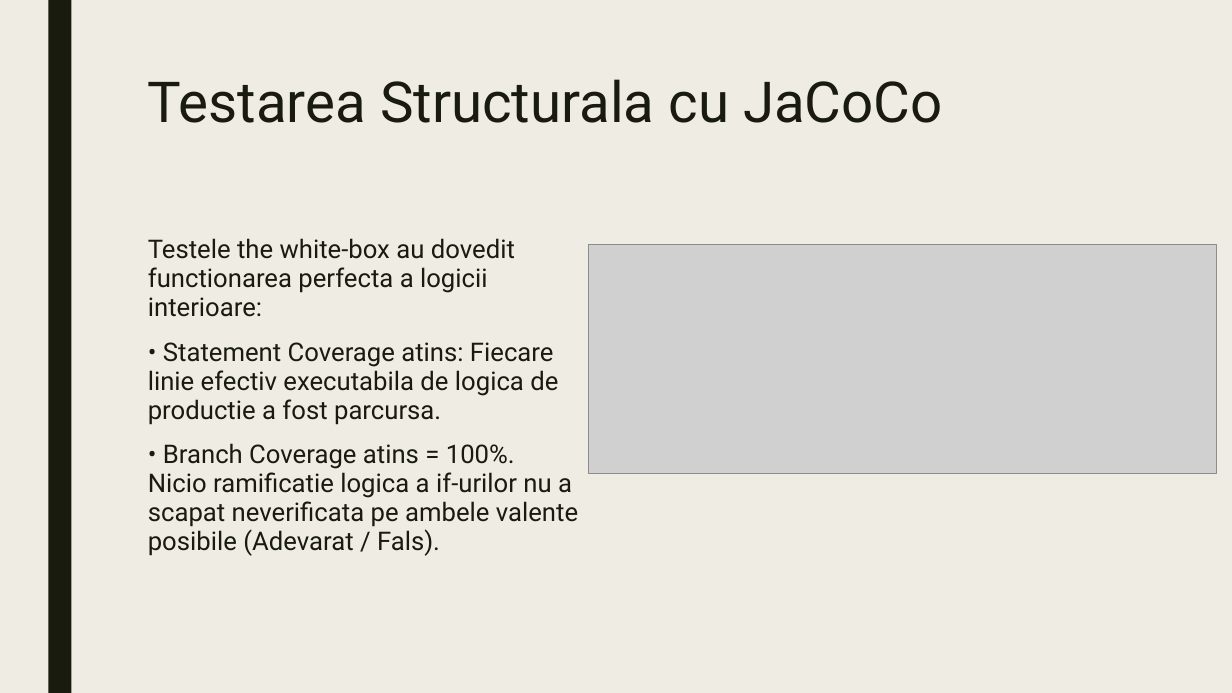
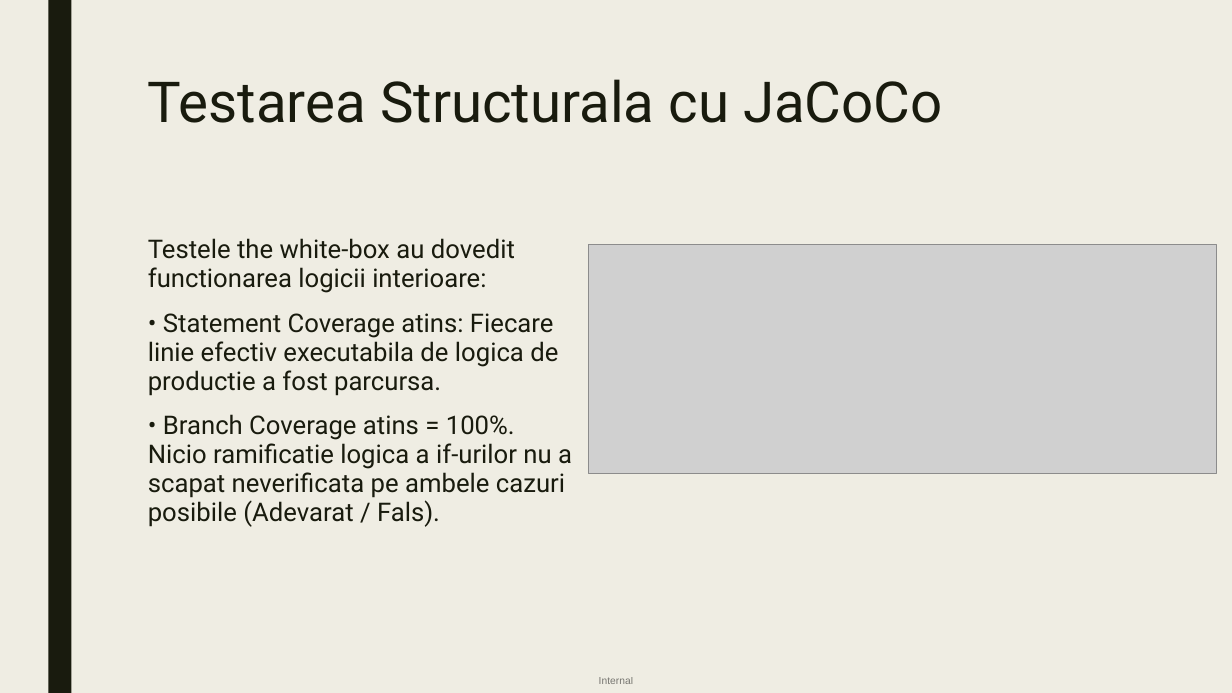
Before and after one commit to apostoltudor/BachelorsDegree-UNIBUC-FMI, a slide deck: slide 5 of TSS.pptx. Drawn at 1232x693 pixels with LibreOffice and Linux fonts; fonts in the diff are those of the drawing; grey boxes stand for pictures. Boxes give left, top, right and bottom in pixels: in the first picture for what was removed or moved away, otherwise in the second. Text is boxed around its words. In the diff, an @@ line names an element or a change of style, - is before the commit and + after.

```diff
--- a/TSS.pptx
+++ b/TSS.pptx
@@ text at box(148, 238, 515, 293): text changed @@
-Testele the white-box au dovedit functionarea perfecta a logicii interioare:
+Testele the white-box au dovedit functionarea logicii interioare:
@@ text at box(148, 414, 572, 527): text changed @@
-• Branch Coverage atins = 100%. Nicio ramificatie logica a if-urilor nu a scapat neverificata pe ambele valente posibile (Adevarat / Fals).
+• Branch Coverage atins = 100%. Nicio ramificatie logica a if-urilor nu a scapat neverificata pe ambele cazuri posibile (Adevarat / Fals).
@@ text added at box(599, 677, 633, 684), 8 pt, text #000000 at 50% opacity @@
+Internal
```
Also in this commit, not shown: 8 other slides changed.
